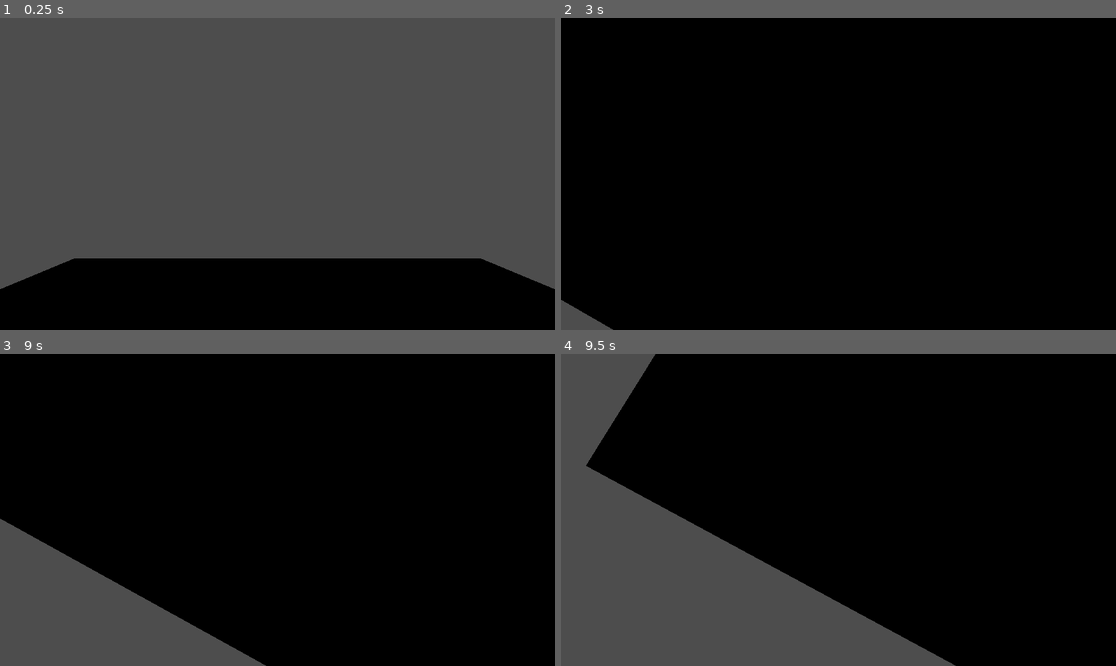
Above: before the commit, frames 1-4 (two rows, left to right).
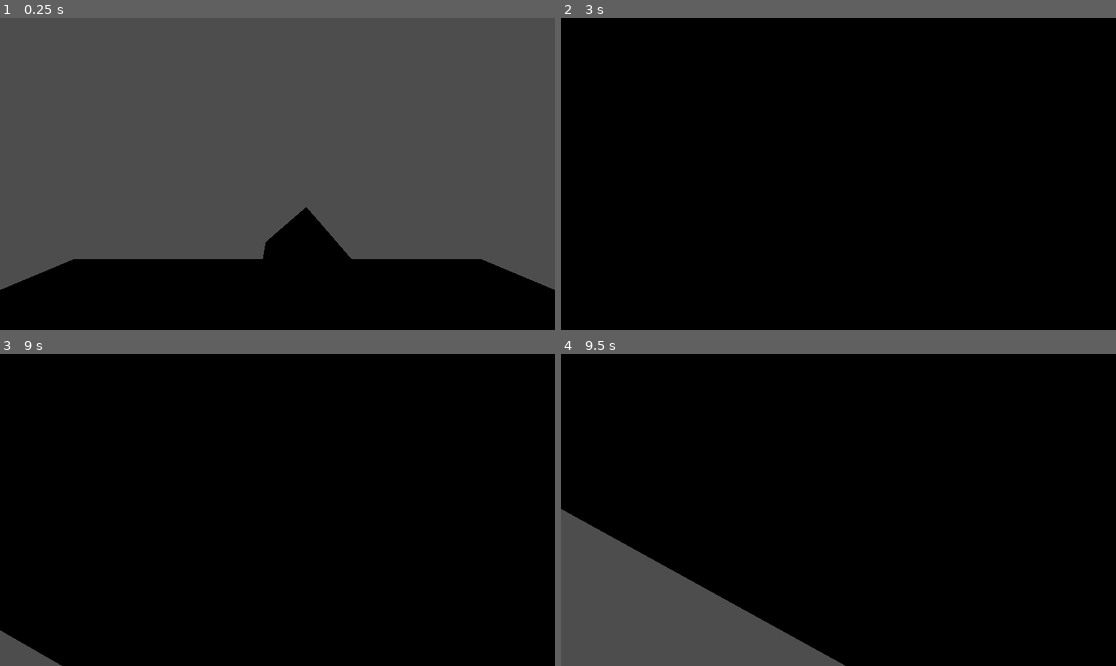
Above: after the commit, the same moments.

Repository: Stikface/delver
Game: Godot game, scene res://Assets/game.tscn
Same seed, same stepped clock (60 frames per second), same inputs: the game is played once before the commit and once after it.
Inputs (mouse positions are in pixels of both pictures, inside the frame that each line leads up to):
- Up to frame 1 (0.25 s): no input
- Up to frame 2 (3 s): move the mouse to (960, 158) at 0.52 s; hold D (Right) 0.53-1.28 s; tap Down (LookDown) at 0.6 s; tap Enter at 1.25, 2.75 s; move the mouse to (727, 189) at 1.27 s; hold S (Down) 1.28-2.03 s; tap Left (LookLeft) at 1.35 s; tap Space at 2 s; move the mouse to (894, 105) at 2.02 s; hold D (Right) 2.03-2.78 s; tap Right (LookRight) at 2.1 s; move the mouse to (810, 236) at 2.77 s; hold W (Up) from 2.78 s (still down); tap Up (LookUp) at 2.85 s
- Up to frame 3 (9 s): move the mouse to (444, 556) at 3.52 s; release W (Up) at 3.53 s; hold A (Left) 3.53-5.03 s; tap Down (LookDown) at 3.6, 6.6 s; tap Space at 4.25, 5.75 s; move the mouse to (111, 463) at 4.27 s; tap Left (LookLeft) at 4.35, 7.35 s; tap Enter at 5 s; move the mouse to (305, 510) at 5.02 s; hold S (Down) 5.03-5.78 s; tap Right (LookRight) at 5.1, 8.1 s; move the mouse to (194, 432) at 5.77 s; hold D (Right) 5.78-6.53 s; tap Up (LookUp) at 5.85, 8.85 s; move the mouse to (399, 494) at 6.52 s; hold W (Up) 6.53-7.28 s; move the mouse to (166, 525) at 7.27 s; hold D (Right) 7.28-8.03 s; move the mouse to (333, 441) at 8.02 s; hold S (Down) 8.03-8.78 s; move the mouse to (249, 572) at 8.77 s; hold A (Left) from 8.78 s (still down)
- Up to frame 4 (9.5 s): keep holding A (Left)

The runs differ from the first frame. In frame 1, 1.7% of the frame differs, in the area x 0-100%, y 60-88%; in frame 2, 0.5%; in frame 3, 11%; in frame 4, 15%, in the area x 0-72%, y 0-100%.

Commit message:
replaced floor with csg
collisionshape3d wasn't colliding for some reason so replaced it. now we dont fall through the floor. also added a test cube for testing if the floor collides.

Diff:
--- a/Assets/game.tscn
+++ b/Assets/game.tscn
@@ -3,40 +3,48 @@
 [ext_resource type="Script" uid="uid://ct8v2ct5hn5yu" path="res://Assets/player.gd" id="1_0tiv2"]
 [ext_resource type="Material" uid="uid://bkku7r1vn76g4" path="res://Assets/material_checker.tres" id="1_53jbt"]
 
-[sub_resource type="BoxShape3D" id="BoxShape3D_n1j1f"]
-
-[sub_resource type="BoxMesh" id="BoxMesh_7w0at"]
-
 [sub_resource type="CapsuleMesh" id="CapsuleMesh_53jbt"]
 
 [sub_resource type="CapsuleShape3D" id="CapsuleShape3D_n1j1f"]
+
+[sub_resource type="BoxMesh" id="BoxMesh_53jbt"]
+
+[sub_resource type="BoxShape3D" id="BoxShape3D_7w0at"]
 
 [node name="Game" type="Node"]
 
 [node name="World" type="Node3D" parent="."]
 
-[node name="StaticBody3D" type="StaticBody3D" parent="World"]
-
-[node name="CollisionShape3D" type="CollisionShape3D" parent="World/StaticBody3D"]
-shape = SubResource("BoxShape3D_n1j1f")
-
-[node name="MeshInstance3D" type="MeshInstance3D" parent="World/StaticBody3D"]
-transform = Transform3D(20, 0, 0, 0, 1, 0, 0, 0, 20, 0, 0, 0)
+[node name="Floor" type="CSGBox3D" parent="World"]
 material_override = ExtResource("1_53jbt")
-mesh = SubResource("BoxMesh_7w0at")
+use_collision = true
+size = Vector3(20, 1, 20)
 
 [node name="Player" type="CharacterBody3D" parent="."]
-transform = Transform3D(1, 0, 0, 0, 1, 0, 0, 0, 1, 0, 4.15305, 0)
+transform = Transform3D(1, 0, 0, 0, 1, 0, 0, 0, 1, 0, 3.6065, 0)
 floor_constant_speed = true
 floor_max_angle = 1.0472
 script = ExtResource("1_0tiv2")
 
 [node name="MeshInstance3D" type="MeshInstance3D" parent="Player"]
+transform = Transform3D(1.5, 0, 0, 0, 1.5, 0, 0, 0, 1.5, 0, 0, 0)
 mesh = SubResource("CapsuleMesh_53jbt")
 skeleton = NodePath("")
 
 [node name="CollisionShape3D" type="CollisionShape3D" parent="Player"]
 shape = SubResource("CapsuleShape3D_n1j1f")
 
-[node name="Camera3D" type="Camera3D" parent="Player"]
-transform = Transform3D(1, 0, 0, 0, 1, 0, 0, 0, 1, 0, 0.5, 0)
+[node name="CameraPivot" type="Node3D" parent="Player"]
+transform = Transform3D(1, 0, 0, 0, 1, 0, 0, 0, 1, 0, 1.4, 0)
+
+[node name="Camera3D" type="Camera3D" parent="Player/CameraPivot"]
+
+[node name="RigidBody3D" type="RigidBody3D" parent="."]
+transform = Transform3D(0.65379, 0.756676, 0, -0.756676, 0.65379, 0, 0, 0, 1, 0.485619, 3.64454, -3.28737)
+
+[node name="MeshInstance3D" type="MeshInstance3D" parent="RigidBody3D"]
+material_override = ExtResource("1_53jbt")
+mesh = SubResource("BoxMesh_53jbt")
+
+[node name="CollisionShape3D" type="CollisionShape3D" parent="RigidBody3D"]
+shape = SubResource("BoxShape3D_7w0at")
--- a/Assets/player.gd
+++ b/Assets/player.gd
@@ -8,7 +8,8 @@
 
 var look_dir: Vector2
 var look_sensitivity = 50
-@onready var camera = $Camera3D
+@onready var camera_pivot = $CameraPivot
+@onready var camera = $CameraPivot/Camera3D
 
 var mouse_capture = false
 
@@ -38,13 +39,13 @@
 	#rotate the whole player node left and right
 	rotation.y -= look_dir.x * look_sensitivity * delta
 	#rotate just the camera up and down. clamp() so you can't break your neck looking up and down
-	camera.rotation.x = clamp(camera.rotation.x - look_dir.y * look_sensitivity * sensitivity_modifier * delta, -1.5, 1.5) #clamp bounds are in radians
+	camera_pivot.rotation.x = clamp(camera_pivot.rotation.x - look_dir.y * look_sensitivity * sensitivity_modifier * delta, -1.5, 1.5) #clamp bounds are in radians
 	look_dir = Vector2.ZERO
 
 func _movement_handler(delta: float):
 	#falling down
-	#if not is_on_floor():
-	#	velocity.y -= gravity * delta
+	if not is_on_floor():
+		velocity.y -= gravity * delta
 
 	#we don't have jumping so im not adding a jump function
 
